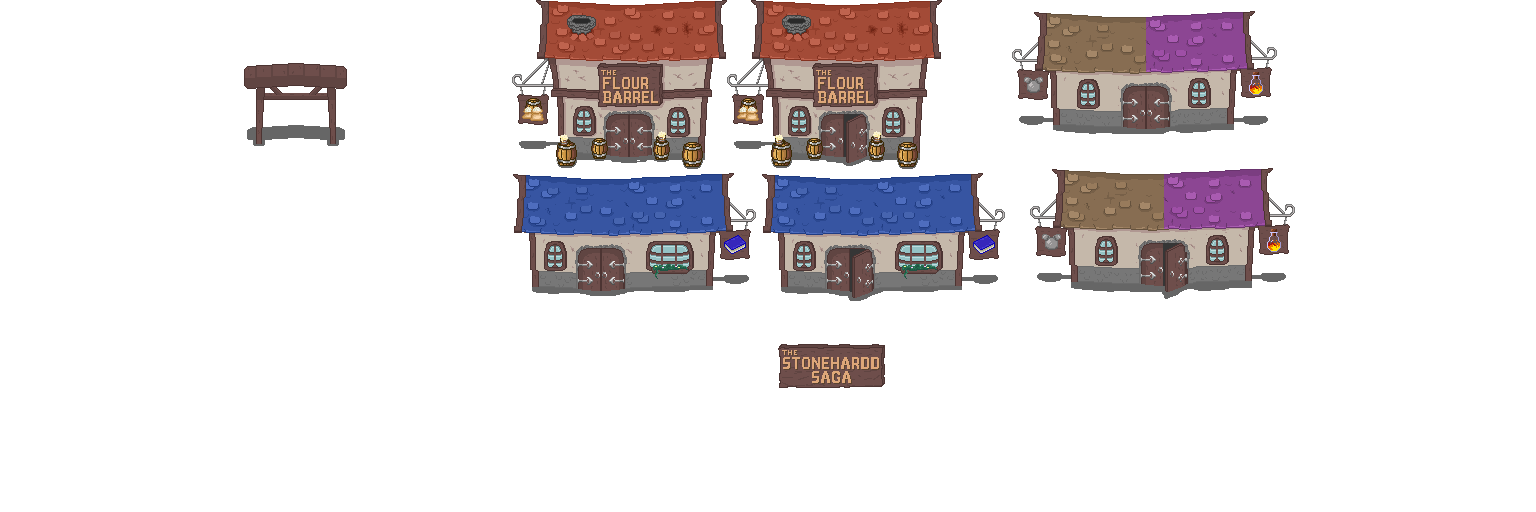
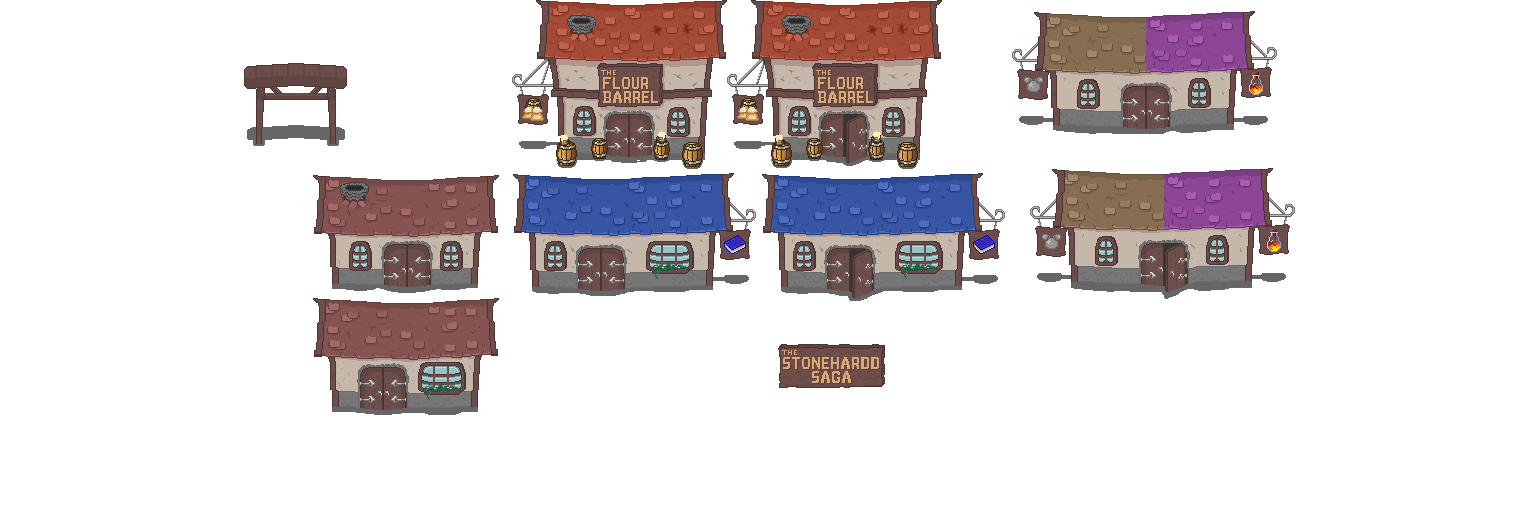
Comparing the layer stacks of the two 1536×512 images. Changes:
added layer "Layer 37" above "House Window copy" over [340, 182, 369, 210]
added layer "House Window copy" above "House Window" over [440, 241, 463, 271]
added layer "House Window" above "House2" over [349, 241, 372, 271]
added layer "House2" above "House" over [313, 298, 499, 410]
added layer "House" above "Shop" over [313, 175, 499, 287]
painted on "Shadows" (1st of 4) over [332, 279, 478, 415]
